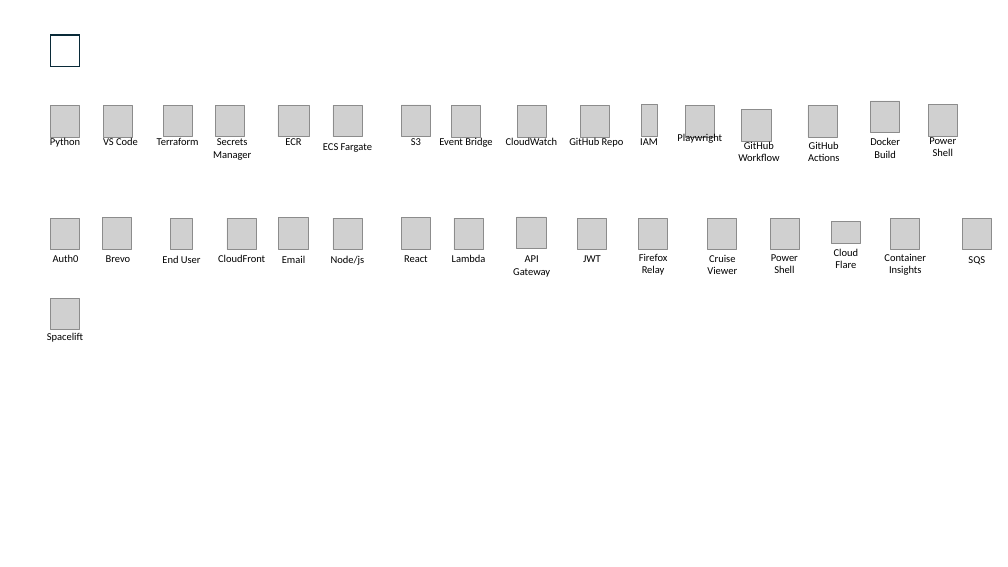
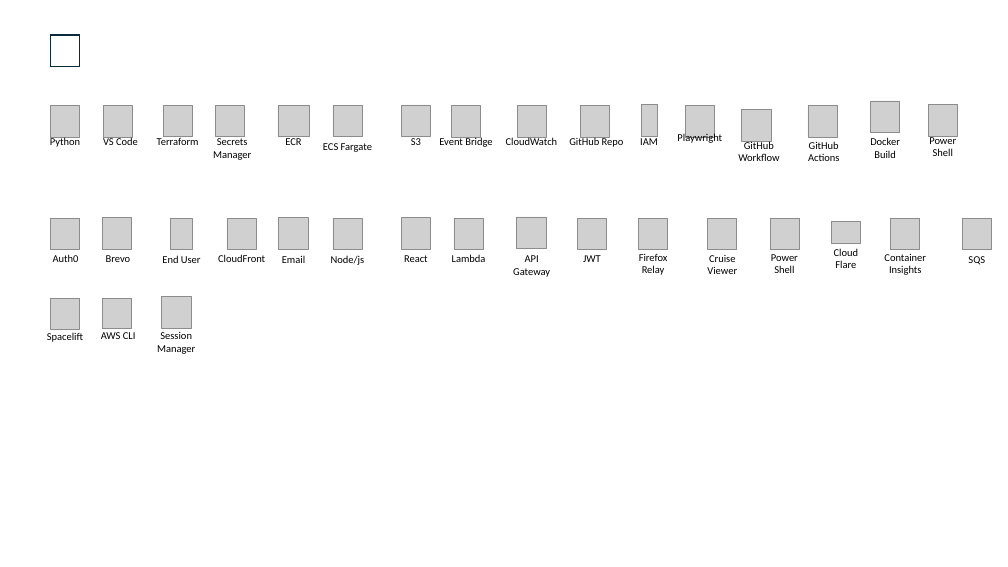
Before and after one commit to mbroadfo/cruise_finder, a slide deck: slide 2 of SolutionArchitecture.pptx. Drawn at 1008x567 pixels with LibreOffice and Linux fonts; fonts in the diff are those of the drawing; grey boxes stand for pictures. Boxes give left, top, right and bottom in pixels: in the first picture for what was removed or moved away, otherwise in the second. Text is boxed around its words. In the diff, an @@ line names an element or a change of style, - is before the commit and + after.

Commit message:
refactor(secrets): remove unused Secrets Manager code and consolidate IAM policies
- Removed src/aws_secrets.py (unused Secrets Manager module)
- Simplified S3 client to use IAM role credentials directly
- Updated infra/main.tf with scoped IAM policy resources
- Created Phase 0 IAM cleanup documentation in infra/setup/
- Added CHANGELOG.md and copilot-instructions.md
- Consolidated terraform user from 10 to 5 clean policies (terraform-lcf-*)
- All markdown files linted and cleaned

```diff
--- a/SolutionArchitecture.pptx
+++ b/SolutionArchitecture.pptx
@@ picture added at [103, 298, 132, 328] @@
@@ picture added at [161, 297, 191, 329] @@
@@ text added at [101, 332, 136, 339], 10 pt, text #000000 @@
+AWS CLI
@@ text added at [157, 332, 195, 354], 10 pt, text #000000 @@
+Session Manager
```
Also in this commit, not shown: 14 other files.
